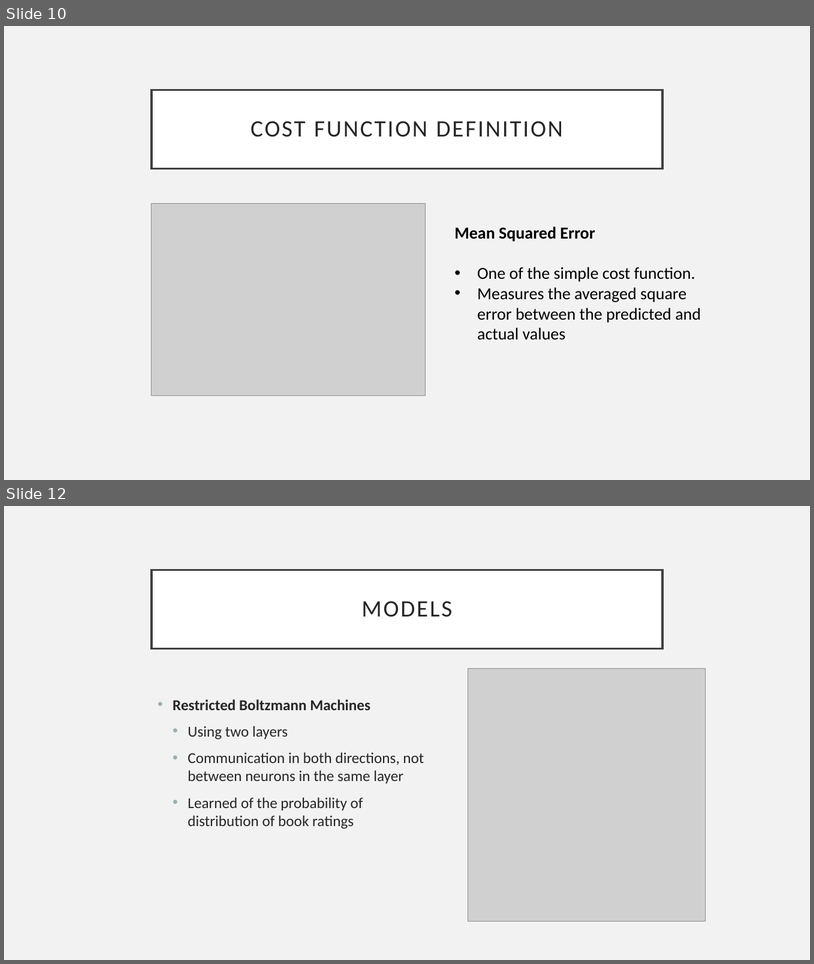
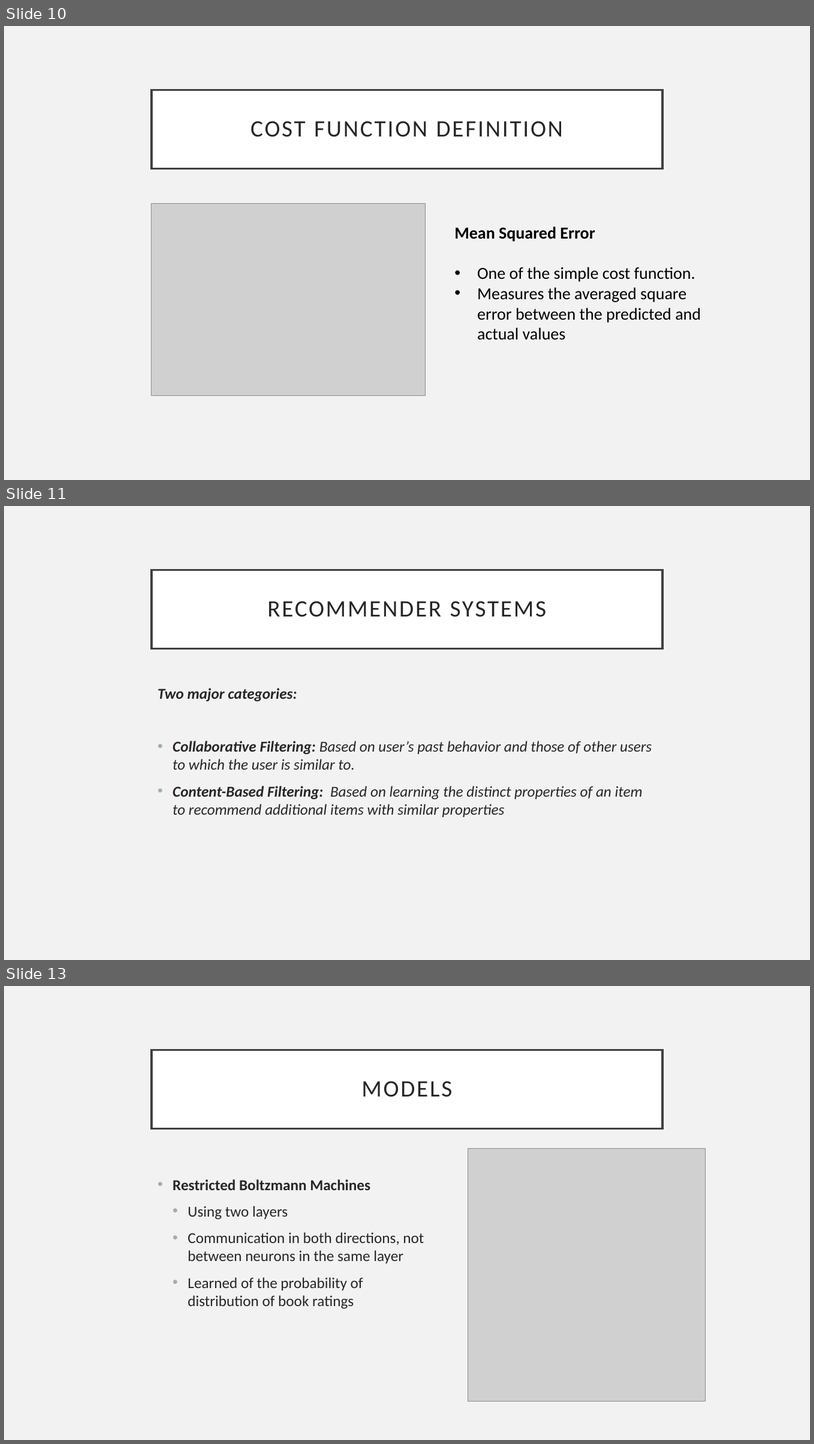
Before and after one commit to mwpnava/Data-Science-Projects, a slide deck: BookRecommender_prediction/Presentation_BRS.pptx. Shown one above the other, each under a label of ours: slides 10 and 12 before the commit, slides 10, 11 and 13 after it; the slides between them are not shown. The pictures are 814x964 and 814x1444 pixels, drawn with LibreOffice and Linux fonts; fonts in the diff are those of the drawing; grey boxes stand for pictures. Boxes give left, top, right and bottom in pixels: in the first picture for what was removed or moved away, otherwise in the second. Text is boxed around its words. In the diff, an @@ line names an element or a change of style, - is before the commit and + after.

```diff
--- a/BookRecommender_prediction/Presentation_BRS.pptx
+++ b/BookRecommender_prediction/Presentation_BRS.pptx
@@ slide 11 added at [4, 506, 810, 960], background #F2F2F2 @@
@@ title added at [152, 570, 663, 648], fill #FFFFFF, outline #404040 2.5 pt, 28 pt, text #262626 @@
+RECOMMENDER SYSTEMS
@@ text added at [158, 688, 652, 817], 18 pt, text #262626, italic @@
+Two major categories:
+• Collaborative Filtering: Based on user’s past behavior and those of other users to which the user is similar to.
+• Content-Based Filtering: Based on learning the distinct properties of an item to recommend additional items with similar properties
@@ what was slide 12 is now slide 13 @@
```
Also in this commit, not shown: 4 slides changed.
